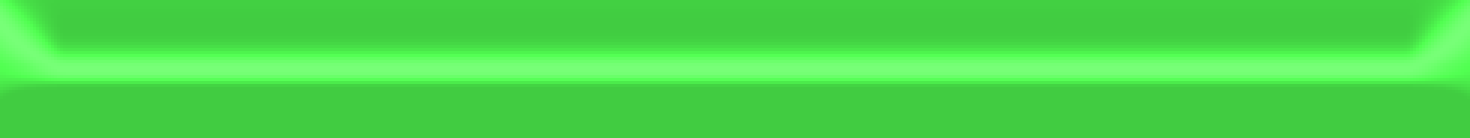
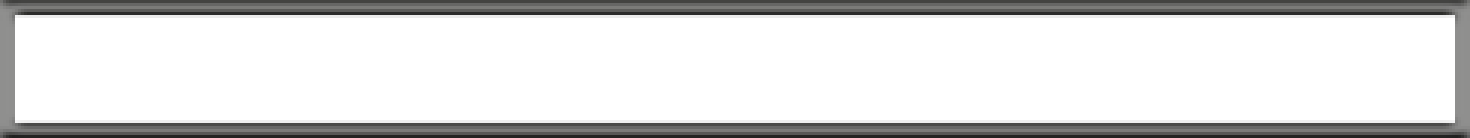
Layered file, before and after one edit (1470px x 138px). Changes by layer:
added layer "枠 のコピー" above "ゲージ のコピー 2" over bbox(0, 0, 1470, 138)
hid group "ゲージ" (1st of 2) (2 layers) over bbox(0, 0, 1470, 138)
